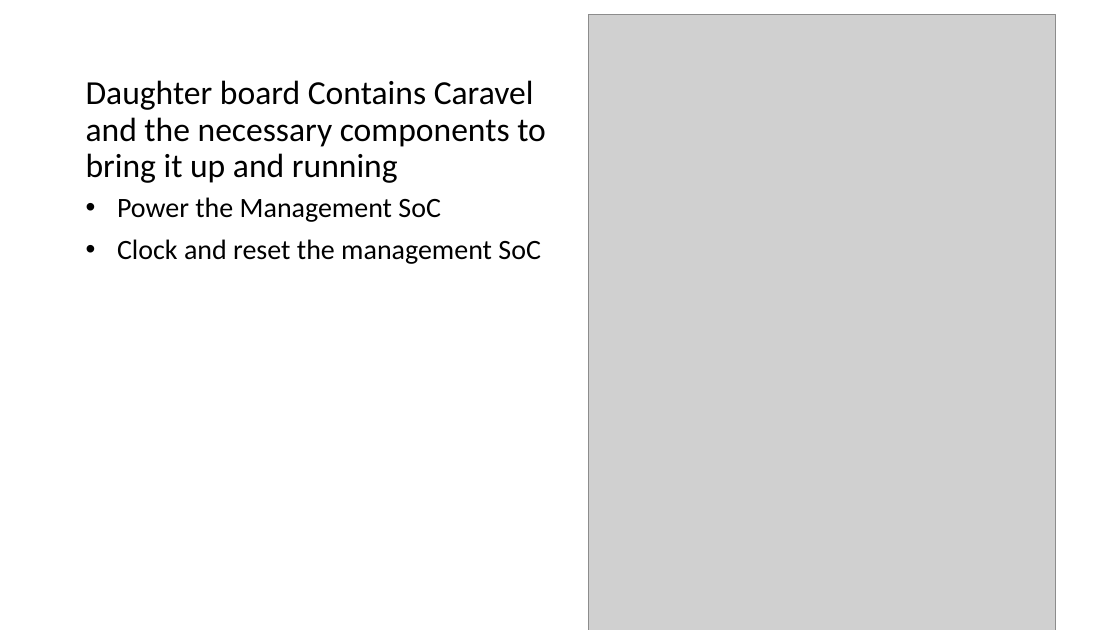
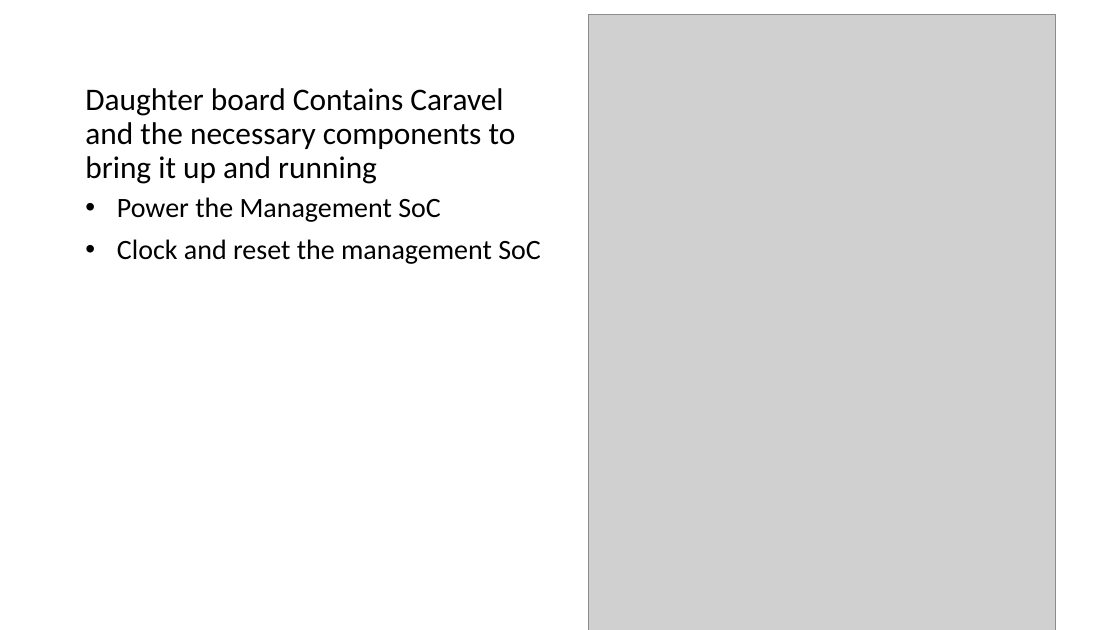
Before and after one commit to isomoye/EEGR471, a slide deck: slide 5 of sections/Bringup.pptx. Drawn at 1120x630 pixels with LibreOffice and Linux fonts; fonts in the diff are those of the drawing; grey boxes stand for pictures. Boxes give left, top, right and bottom in pixels: in the first picture for what was removed or moved away, otherwise in the second. Text is boxed around its words. In the diff, an @@ line names an element or a change of style, - is before the commit and + after.

```diff
--- a/sections/Bringup.pptx
+++ b/sections/Bringup.pptx
@@ title "Daughter board Contains Caravel and ..." at box(85, 88, 516, 184): size 28.8 to 26.9 pt @@
```
Also in this commit, not shown: 5 other slides changed, 13 other files.
